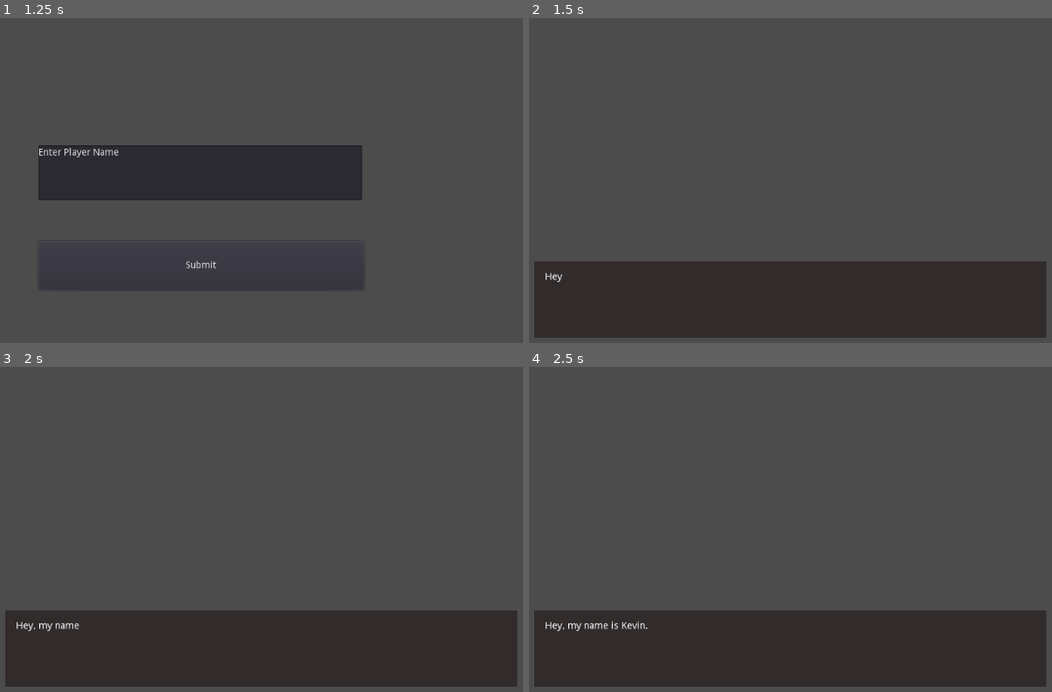
Above: before the commit, frames 1-4 (two rows, left to right).
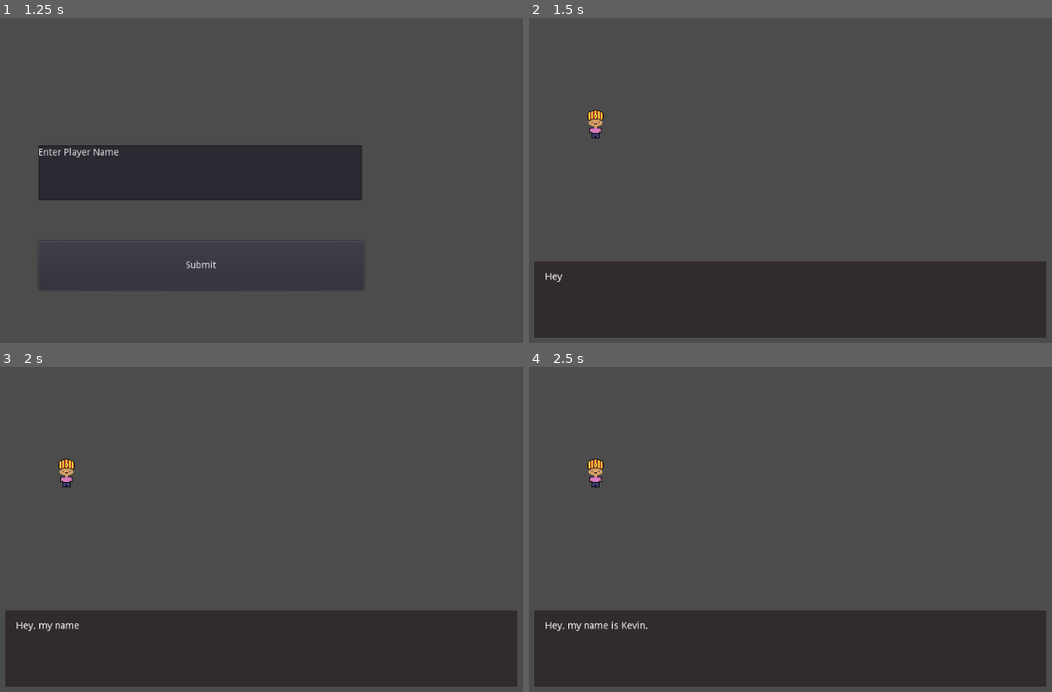
Above: after the commit, the same moments.

Repository: swhaite/urbanCircus
Game: Godot game, scene res://startscene.tscn
Same seed, same stepped clock (60 frames per second), same inputs: the game is played once before the commit and once after it.
Inputs:
- Up to frame 1 (1.25 s): click "start game" at 0.5 s
- Up to frame 2 (1.5 s): click "Submit" at 1.25 s
- Up to frame 3 (2 s): no input
- Up to frame 4 (2.5 s): tap Enter at 2 s

Frame 1 is identical in both runs. In frame 2, 0.2% of the frame differs, in the area x 11-15%, y 28-37%; in frame 3, 0.2%; in frame 4, 0.2%.
Error after the commit: Attempt to call function 'stop' in base 'null instance' on a null instance. (res://Player.gd:24)

Commit message:
Fixed Kevin's horrible mistakes
XDD

Diff:
--- a/Player.tscn
+++ b/Player.tscn
@@ -1,6 +1,7 @@
-[gd_scene load_steps=3 format=2]
+[gd_scene load_steps=4 format=2]
 
 [ext_resource path="res://Player.gd" type="Script" id=1]
+[ext_resource path="res://Sprites/Non organized/MC.png" type="Texture" id=2]
 
 [sub_resource type="CapsuleShape2D" id=1]
 
@@ -20,12 +21,10 @@
 script = ExtResource( 1 )
 speed = 300
 
-[node name="AnimatedSprite" type="AnimatedSprite" parent="." index="0"]
-
-scale = Vector2( 0.5, 0.5 )
-animation = "right"
-_sections_unfolded = [ "Transform", "Z Index" ]
-
-[node name="CollisionShape2D" type="CollisionShape2D" parent="." index="1"]
+[node name="CollisionShape2D" type="CollisionShape2D" parent="." index="0"]
 
 shape = SubResource( 1 )
+
+[node name="Sprite" type="Sprite" parent="." index="1"]
+
+texture = ExtResource( 2 )
--- a/startscene.tscn
+++ b/startscene.tscn
@@ -2,24 +2,44 @@
 
 [ext_resource path="res://CanvasLayer.gd" type="Script" id=1]
 
-[node name="Node2D" type="Node2D"]
+[node name="Node2D" type="Node2D" index="0"]
+
 position = Vector2( -3.7948, 3.7948 )
 
-[node name="HUD" type="CanvasLayer" parent="."]
+[node name="HUD" type="CanvasLayer" parent="." index="0"]
+
+layer = 1
+offset = Vector2( 0, 0 )
+rotation = 0.0
+scale = Vector2( 1, 1 )
+transform = Transform2D( 1, 0, 0, 1, 0, 0 )
 script = ExtResource( 1 )
 
-[node name="Label" type="Label" parent="HUD"]
+[node name="Label" type="Label" parent="HUD" index="0"]
+
 anchor_left = 0.5
+anchor_top = 0.0
 anchor_right = 0.5
+anchor_bottom = 0.0
 margin_left = -67.8404
 margin_top = 98.3298
 margin_right = 61.1596
 margin_bottom = 129.33
+rect_pivot_offset = Vector2( 0, 0 )
+rect_clip_content = false
+mouse_filter = 2
+mouse_default_cursor_shape = 0
+size_flags_horizontal = 1
+size_flags_vertical = 4
 text = "welcome to game
 "
 align = 1
+percent_visible = 1.0
+lines_skipped = 0
+max_lines_visible = -1
 
-[node name="newGameButton" type="Button" parent="HUD"]
+[node name="newGameButton" type="Button" parent="HUD" index="1"]
+
 anchor_left = 0.5
 anchor_top = 0.5
 anchor_right = 0.5
@@ -28,6 +48,19 @@
 margin_top = -28.5
 margin_right = 92.5
 margin_bottom = 28.5
+rect_pivot_offset = Vector2( 0, 0 )
+rect_clip_content = false
+focus_mode = 2
+mouse_filter = 0
+mouse_default_cursor_shape = 0
+size_flags_horizontal = 1
+size_flags_vertical = 1
+toggle_mode = false
+enabled_focus_mode = 2
+shortcut = null
+group = null
 text = "start game"
+flat = false
+align = 1
 
 [connection signal="pressed" from="HUD/newGameButton" to="HUD" method="_on_newGameButton_pressed"]
Binary file added: Sprites/Non organized/MC.png
